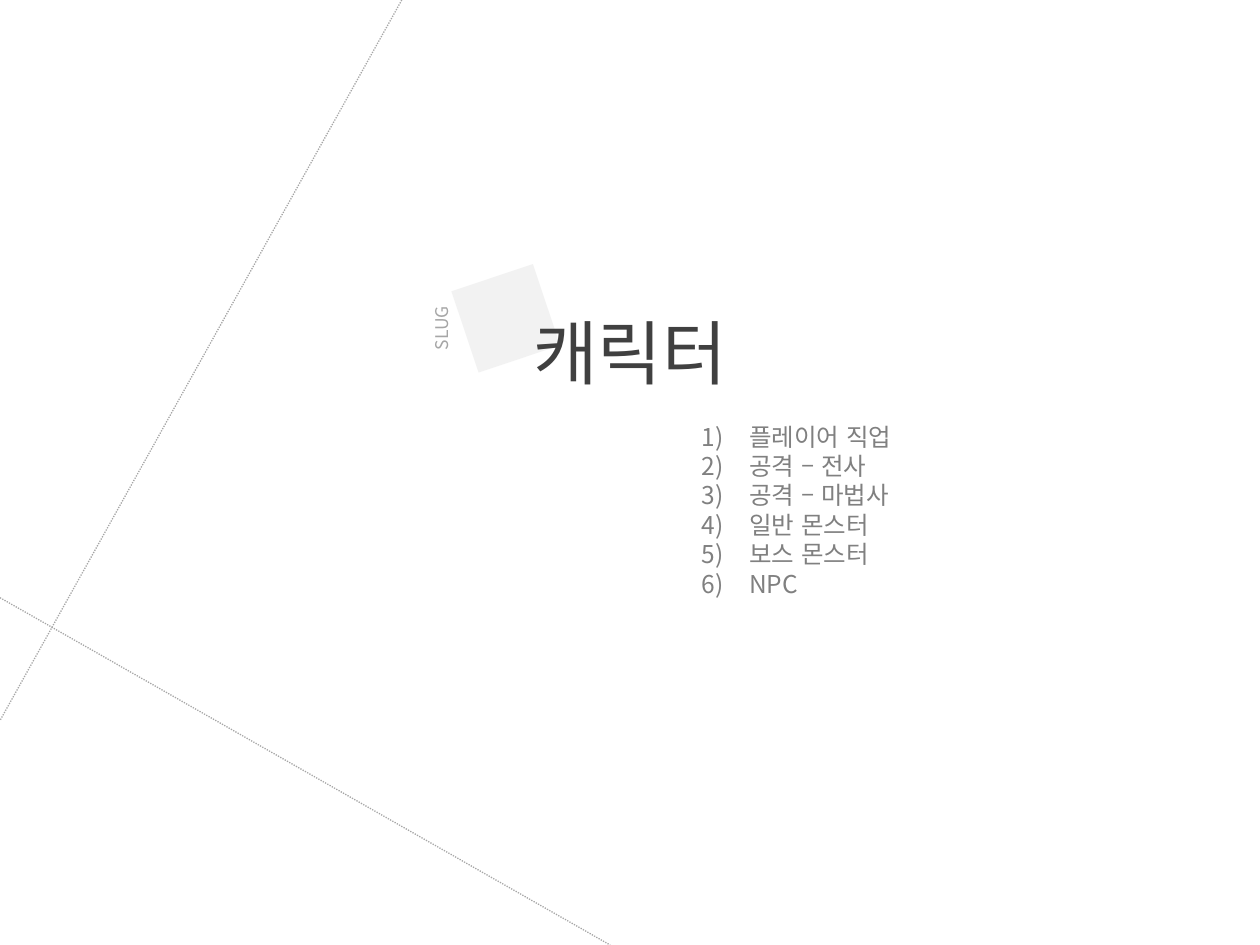
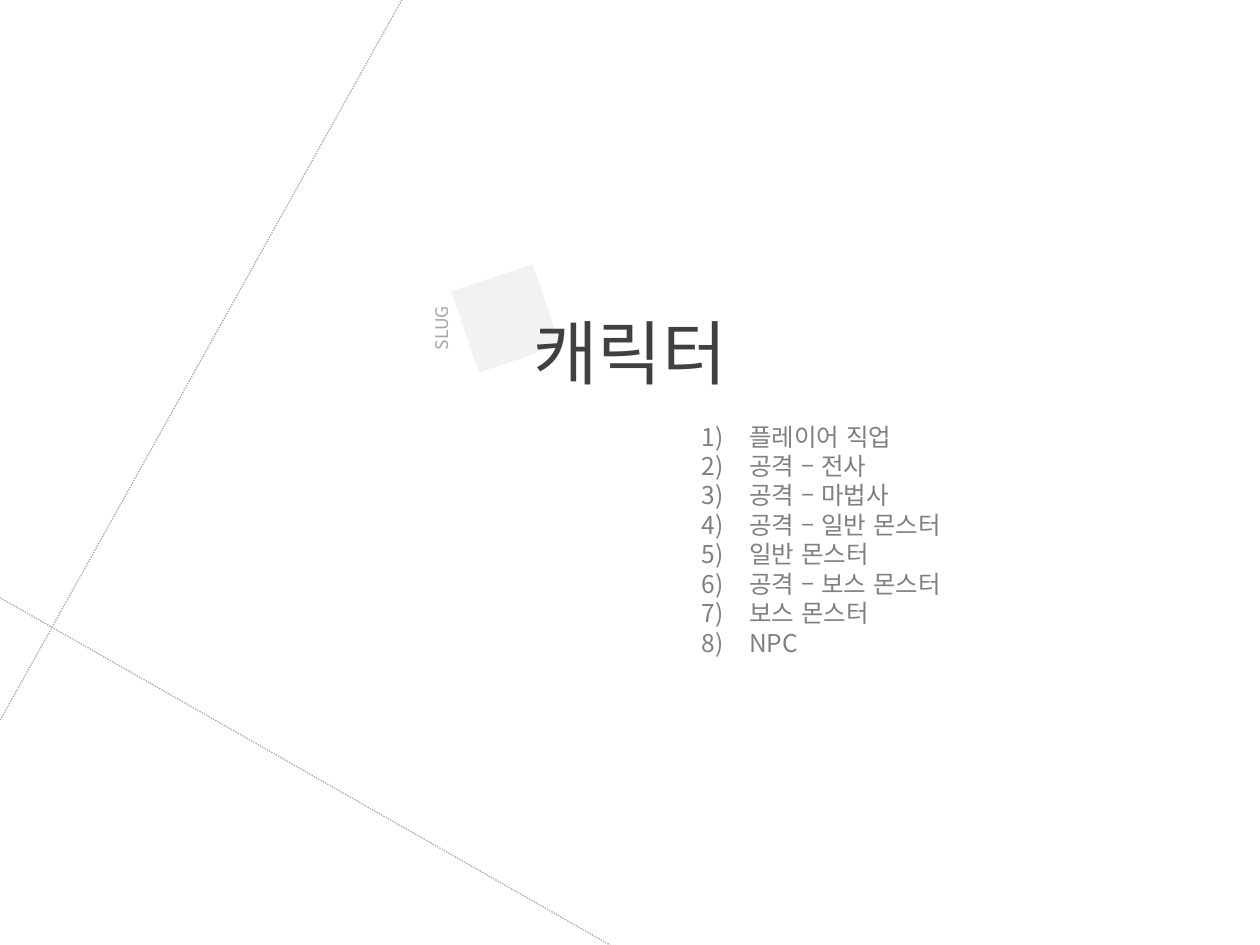
Before and after one commit to JungRobbi/ZolZak, a slide deck: slide 13 of Document/ppt.pptx. Drawn at 1260x945 pixels with LibreOffice and Linux fonts; fonts in the diff are those of the drawing. Boxes give left, top, right and bottom in pixels: in the first picture for what was removed or moved away, otherwise in the second. Text is boxed around its words. In the diff, an @@ line names an element or a change of style, - is before the commit and + after.

```diff
--- a/Document/ppt.pptx
+++ b/Document/ppt.pptx
@@ text at [749,514,941,536]: paragraph added @@
+4) 공격 – 일반 몬스터
@@ text at [749,573,941,595]: paragraph added @@
+6) 공격 – 보스 몬스터
```
Also in this commit, not shown: 9 other slides changed, 4 slides added, 2 other files.
